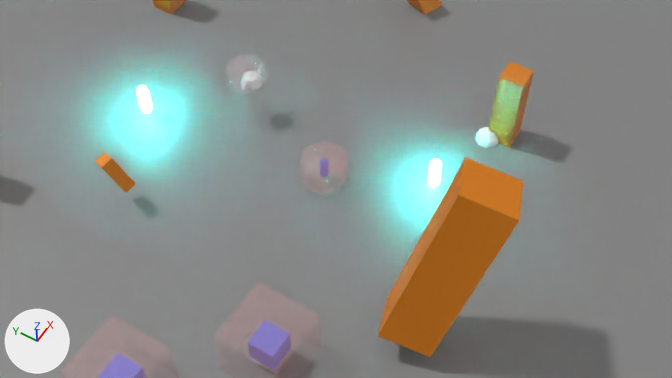
A saved change to the Blender file examples/bevy_gltf_blueprints/basic_save/assets/advanced.blend.
Before and after are seen from the file's camera 'Camera'. The axes (+X, +Y, +Z) are drawn at lower left. The lights are the same throughout.

In view in the first picture: 'Container', 'Container.001', 'Ground', 'MagicTeapot.001', 'Pillar.002', 'Pillar.005', 'Pillar.056', 'Player'.
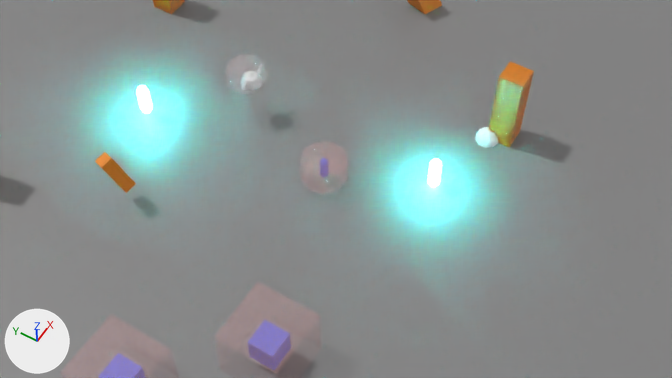
Pixel boxes [x1, y1, x2, y2] of what changed, in the pictures (672 x 378 px):
'Pillar.056', deleted
    before: [378, 157, 523, 357]

Edits to the bpy script that builds the scene:
```text
Remove ob_pillar_056:
    ob_pillar_056 = bpy.data.objects.new('Pillar.056', None)
    ob_pillar_056.location = (-8.15, -13.77, 1.56)
    ob_pillar_056.rotation_euler = (0.279, 0.245, -5.952)  # degrees (16, 14, -341)
    ob_pillar_056.scale = (1.91, 1.91, 1.91)
    ob_pillar_056.instance_type = 'COLLECTION'
    ob_pillar_056.instance_collection = col_pillar
```
